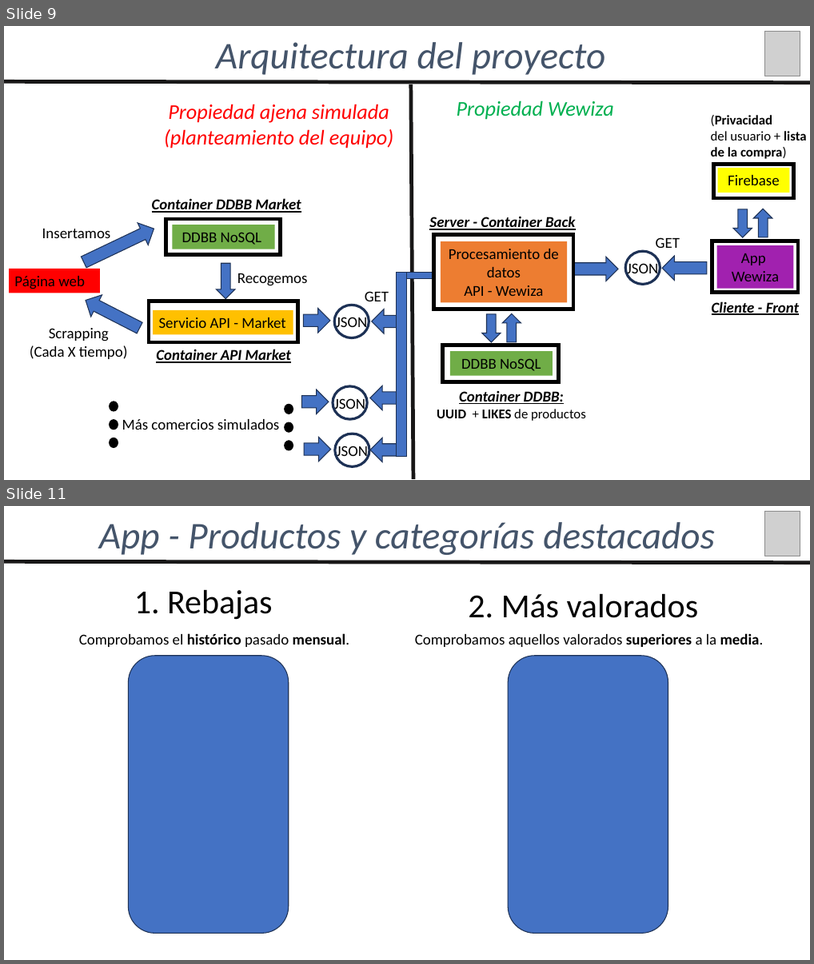
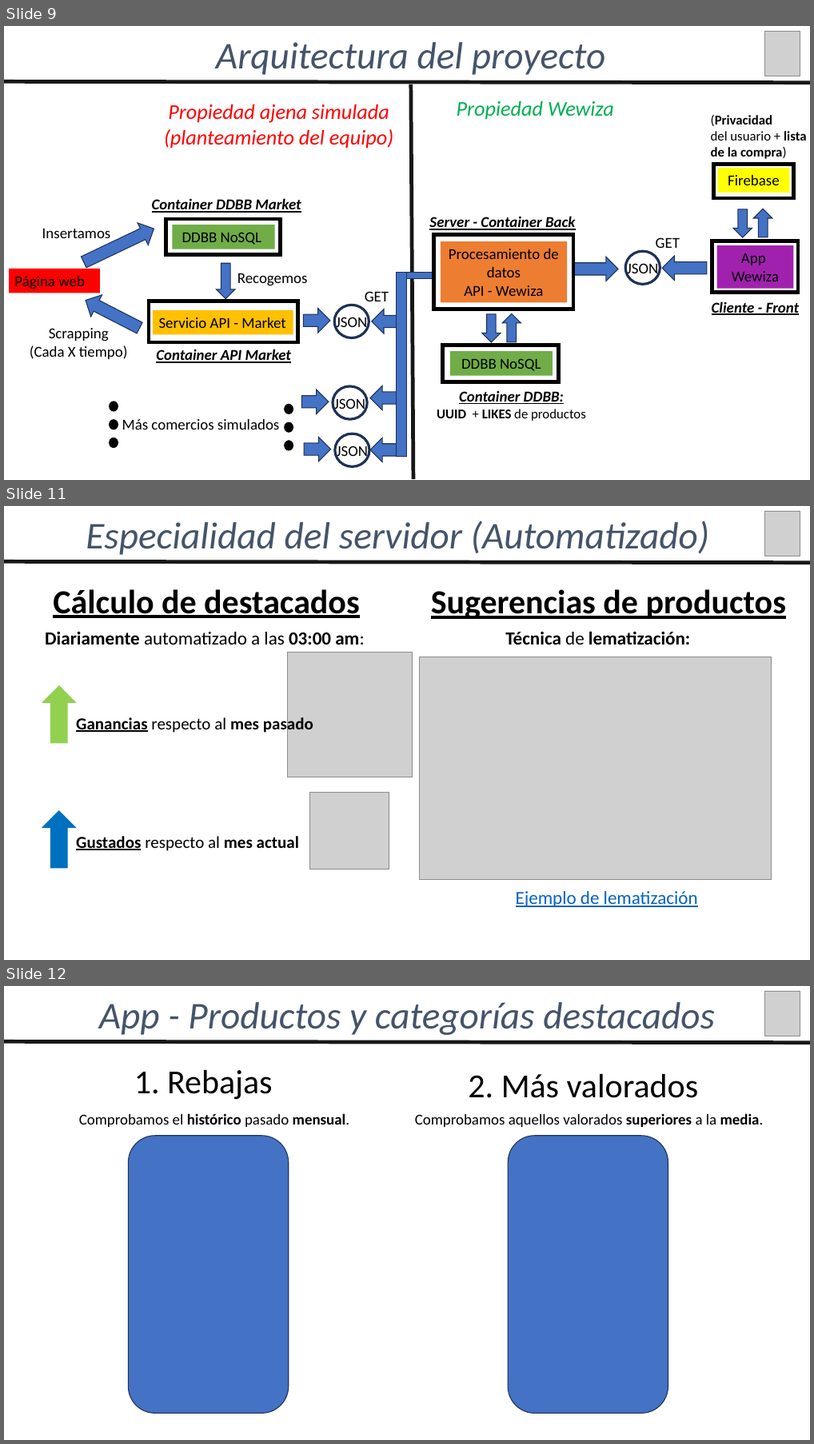
Before and after one commit to agchivite/Wewiza, a slide deck: 02_Documentacion/Presentacion_Wewiza.pptx. Shown one above the other, each under a label of ours: slides 9 and 11 before the commit, slides 9, 11 and 12 after it; the slides between them are not shown. The pictures are 814x964 and 814x1444 pixels, drawn with LibreOffice and Linux fonts; fonts in the diff are those of the drawing; grey boxes stand for pictures. Boxes give left, top, right and bottom in pixels: in the first picture for what was removed or moved away, otherwise in the second. Text is boxed around its words. In the diff, an @@ line names an element or a change of style, - is before the commit and + after.

```diff
--- a/02_Documentacion/Presentacion_Wewiza.pptx
+++ b/02_Documentacion/Presentacion_Wewiza.pptx
@@ slide 11 added at bbox=[4, 506, 810, 960], background #FFFFFF @@
@@ text added at bbox=[86, 520, 710, 555], 45 pt, text #44546A, italic @@
+Especialidad del servidor (Automatizado)
@@ picture added at bbox=[765, 512, 800, 556] @@
@@ line added from (4, 562) to (810, 563), #181717 4.5 pt @@
@@ text added at bbox=[53, 589, 360, 618], 40 pt, text #000000, bold, underline @@
+Cálculo de destacados
@@ text added at bbox=[431, 589, 786, 619], 40 pt, text #000000, bold, underline @@
+Sugerencias de productos
@@ text added at bbox=[45, 632, 364, 644], 22 pt, text #000000, bold @@
+Diariamente automatizado a las 03:00 am:
@@ text added at bbox=[506, 631, 690, 644], 22 pt, text #000000, bold @@
+Técnica de lematización:
@@ picture added at bbox=[287, 652, 412, 776] @@
@@ picture added at bbox=[420, 656, 772, 879] @@
@@ down arrow added at bbox=[42, 686, 76, 743], fill #92D050, outline #92D050 1 pt @@
@@ text added at bbox=[76, 715, 314, 734], 20 pt, text #000000, bold @@
+Ganancias respecto al mes pasado
@@ picture added at bbox=[310, 792, 390, 868] @@
@@ down arrow added at bbox=[42, 811, 76, 868], fill #0070C0, outline #0070C0 1 pt @@
@@ text added at bbox=[76, 836, 299, 851], 20 pt, text #000000, bold @@
+Gustados respecto al mes actual
@@ text added at bbox=[516, 891, 698, 907], 22 pt, text #0563C1, underline @@
+Ejemplo de lematización
@@ what was slide 11 is now slide 12 @@
```
Also in this commit, not shown: 1 slide changed, 1 other slide added, 1 slide removed.
